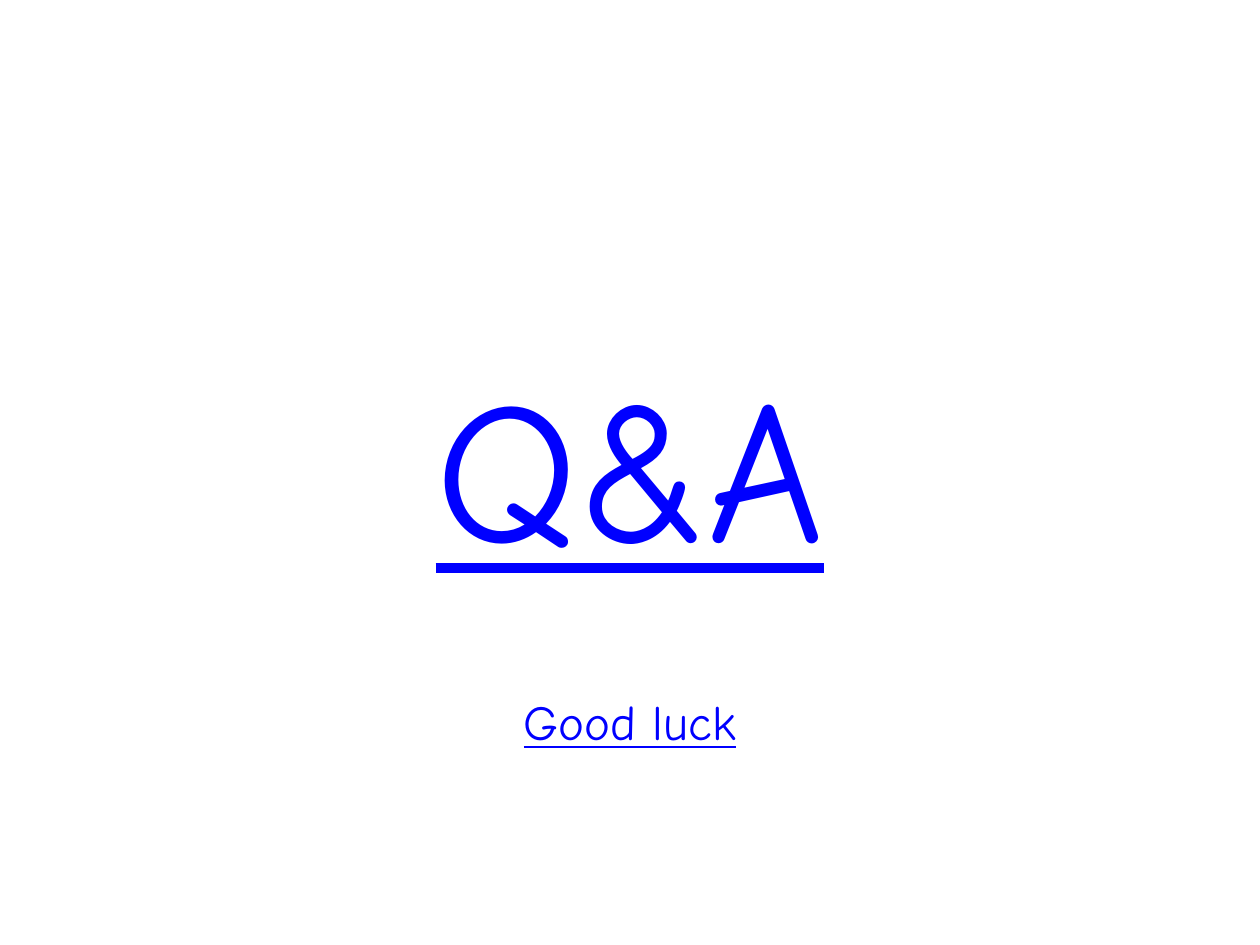
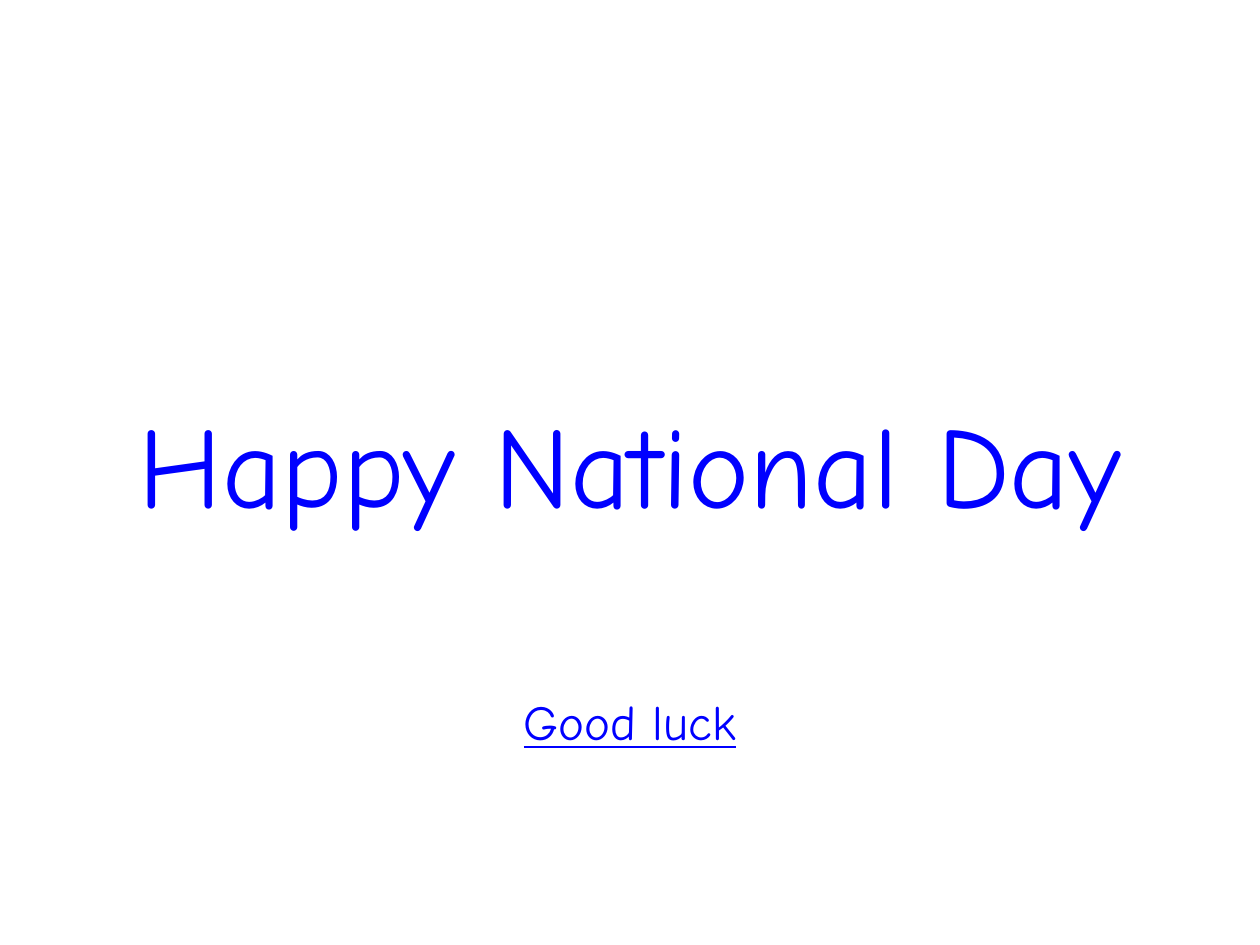
Before and after one commit to Kurzheck/FTP_project, a slide deck: slide 42 of Presentation.pptx. Drawn at 1260x945 pixels with LibreOffice and Linux fonts; fonts in the diff are those of the drawing. Boxes give left, top, right and bottom in pixels: in the first picture for what was removed or moved away, otherwise in the second. Text is boxed around its words. In the diff, an @@ line names an element or a change of style, - is before the commit and + after.

```diff
--- a/Presentation.pptx
+++ b/Presentation.pptx
@@ title at (139, 429, 1121, 531): text changed; size 115 to 66 pt @@
-Q&A
+Happy National Day
```
Also in this commit, not shown: 7 other slides changed, 1 other file.
